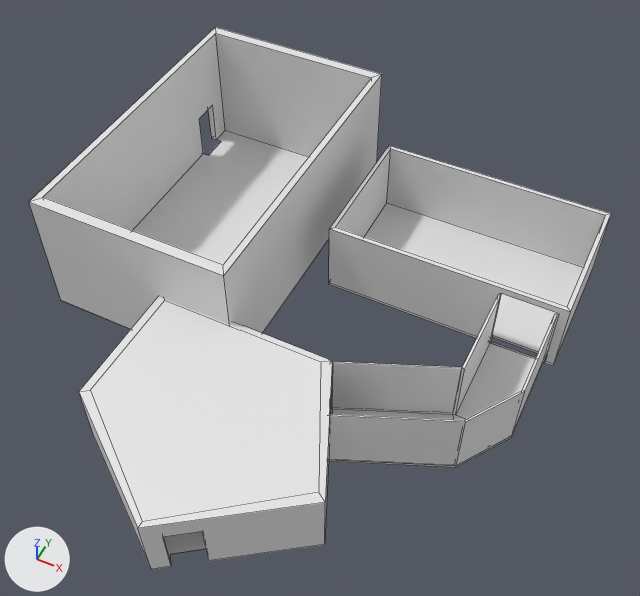
The Blender file Assets/Models/mainRoom.blend: old version first, new version second.
The view is the same before and after, from a 50 mm camera at (86.9, -125.9, 145.9) aimed at (34.0, -20.1, 13.6). The lights are fixed; the arrows at lower left show +X, +Y and +Z. Mesh edges are drawn as thin lines.

In view in the first picture: 'GiftShop', 'hallway.001', 'hallwayOut', 'mainRoom'.
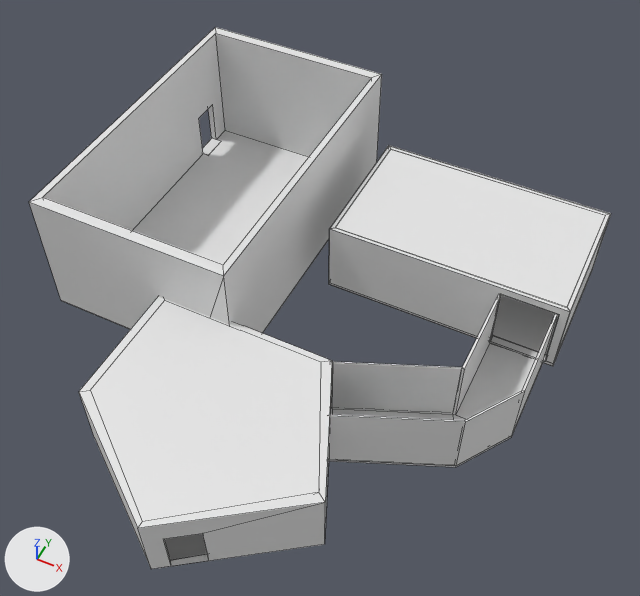
ob_doorout is not drawn itself; it is used by a modifier of ob_mainroom, ob_hallway_001.
ob_doortonew is not drawn itself; it is used by a modifier of ob_hallway_001.
ob_doorexit is not drawn itself; it is used by a modifier of ob_hallway_001.
ob_giftshopdoor is not drawn itself; it is used by a modifier of ob_giftshop.

Patch to the scene script:
```diff
--- a/Assets/Models/mainRoom.blend.py
+++ b/Assets/Models/mainRoom.blend.py
@@ me_plane_001 @@
 me_plane_001.from_pydata(...)  # 24 vertices, 22 faces; spans x -2.23..1.0, y -1.0..0.93, z 0.0..1.07
 # used by ob_giftshop; location = (64.0, 11.2, 0.1); scale = (15.9, 15.9, 15.9)
 # verts and faces of me_plane_001; kept vertices keep their numbers, new ones are numbered from 24
 # before: 20 (-2.17, 0.87, 1.07), 21 (-2.17, -0.94, 1.07), 22 (0.94, -0.94, 1.07), 23 (0.94, 0.87, 1.07)
+# me_plane_001 part 1
+faces += [(20, 21, 22, 23)]
@@ ob_doorout @@
 ob_doorout.rotation_euler = (0.0, 0.0, -1.571)  # degrees (0, 0, -90)
-ob_doorout.scale = (2.27, 3.24, 5.82)
+ob_doorout.scale = (2.27, 3.24, 5.34)
 ob_doorout.hide_set(True)  # wire or fog, not drawn
@@ ob_doortonew @@
 ob_doortonew.rotation_euler = (0.0, 0.0, -0.943)  # degrees (0, 0, -54)
-ob_doortonew.scale = (2.27, 3.24, 5.82)
+ob_doortonew.scale = (2.27, 3.24, 5.09)
 ob_doortonew.hide_set(True)  # wire or fog, not drawn
@@ ob_doorexit @@
 ob_doorexit.rotation_euler = (0.0, 0.0, -2.724)  # degrees (0, 0, -156)
-ob_doorexit.scale = (2.27, 3.24, 5.82)
+ob_doorexit.scale = (2.27, 3.24, 5.08)
 ob_doorexit.hide_set(True)  # wire or fog, not drawn
@@ ob_giftshop @@
 _m = ob_giftshop.modifiers.new('Boolean', 'BOOLEAN')
 _m.object = ob_giftshopdoor
+_m = ob_giftshop.modifiers.new('Solidify', 'SOLIDIFY')
@@ ob_giftshopdoor @@
 ob_giftshopdoor.location = (72.15, -3.138, 10.46)
-ob_giftshopdoor.scale = (5.93, 3.81, 10.6)
+ob_giftshopdoor.scale = (5.93, 3.81, 9.8)
 ob_giftshopdoor.hide_set(True)  # wire or fog, not drawn
```

Changed parts and their boxes (x1, y1, x2, y2) in the pictures (640 x 596 px):
'mainRoom', reshaped: (29, 27, 382, 333) in both
'hallway.001', reshaped: (79, 297, 332, 569) in both
'GiftShop', reshaped, modifiers changed: (329, 145, 611, 366) in both
part 1 of me_plane_001, added: after (336, 149, 605, 307)
